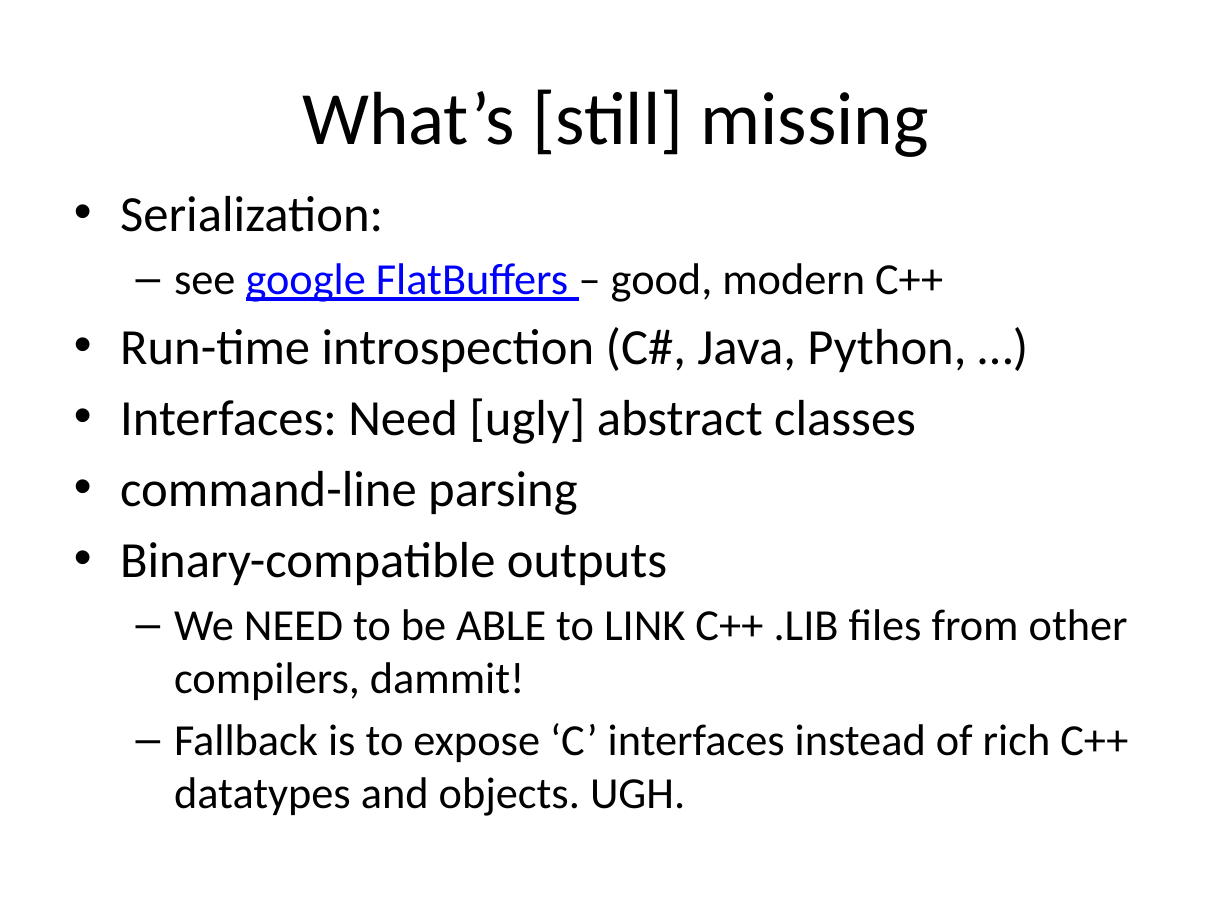
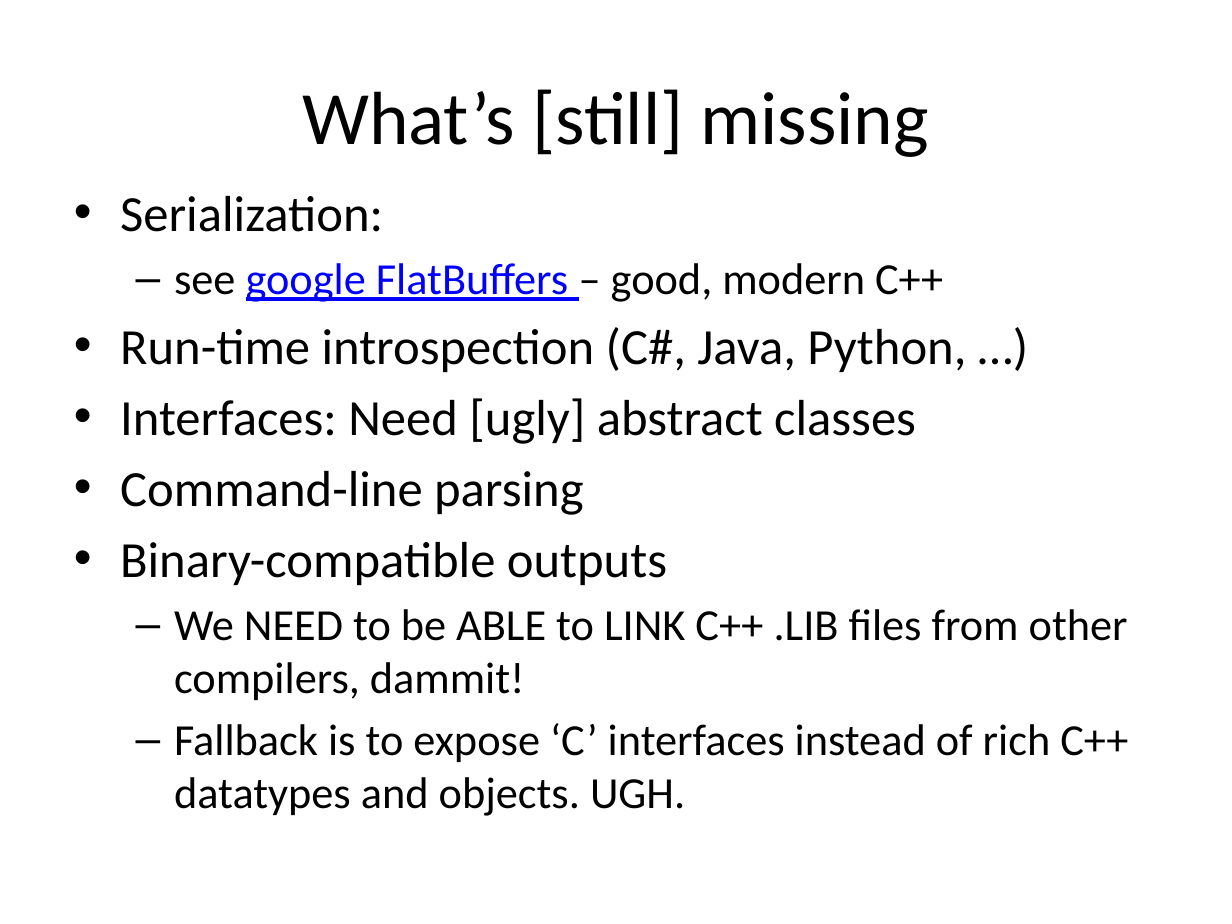
Before and after one commit to fellmad/FunWithCpp11, a slide deck: slide 16 of doc/Fun_with_C++11.pptx (slide 15 before the commit). Drawn at 1232x924 pixels with LibreOffice and Linux fonts; fonts in the diff are those of the drawing. Boxes give left, top, right and bottom in pixels: in the first picture for what was removed or moved away, otherwise in the second. Text is boxed around its words. In the diff, an @@ line names an element or a change of style, - is before the commit and + after.

```diff
--- a/doc/Fun_with_C++11.pptx
+++ b/doc/Fun_with_C++11.pptx
@@ text at [120, 471, 583, 515]: text changed @@
-• command-line parsing
+• Command-line parsing
```
Also in this commit, not shown: 4 other slides changed, 5 slides added.
